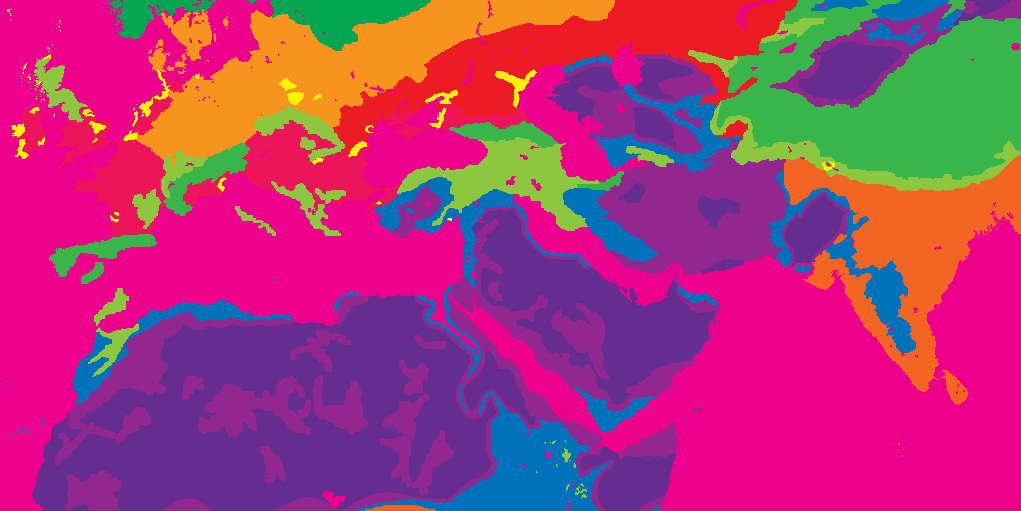
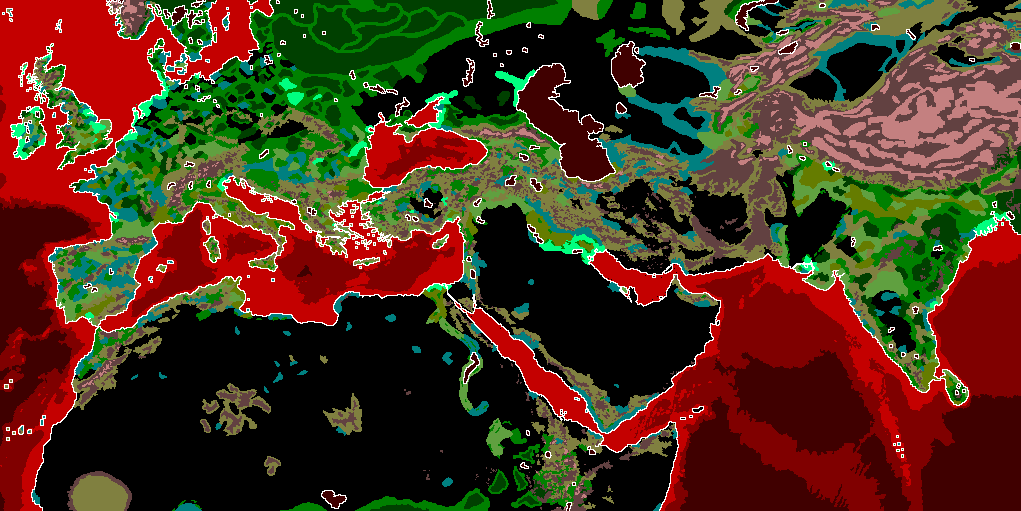
Layers edited between the first and the second (1021, 511) image:
showed "map_ground_types", painted on it over [0, 0, 1021, 511]
hid "map_climates" over [0, 0, 1021, 511]
